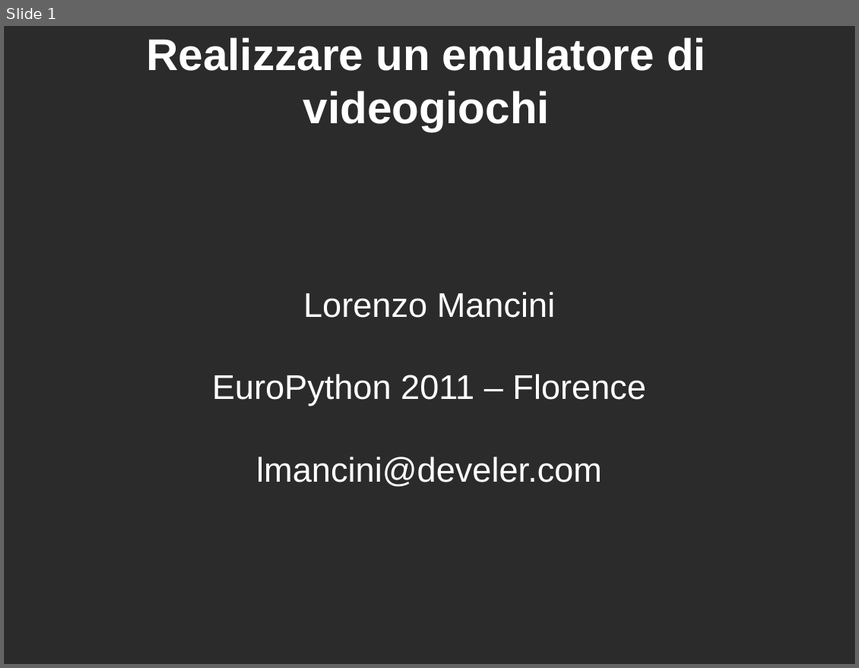
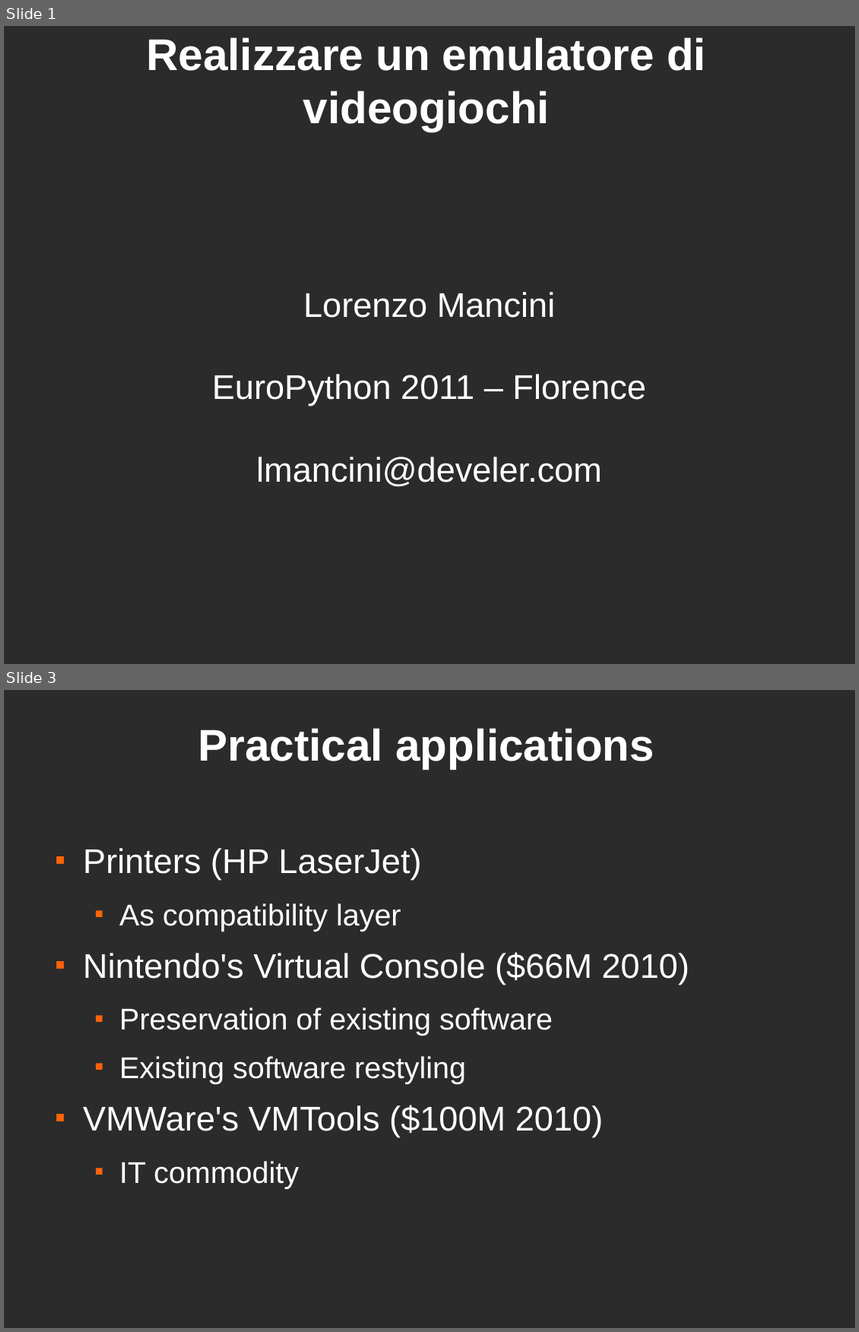
Before and after one commit to lmancini/py8, a slide deck: ep2011/emulatore.odp. Shown one above the other, each under a label of ours: slide 1 before the commit, slides 1 and 3 after it; the slides between them are not shown. The pictures are 859x668 and 859x1332 pixels, drawn with LibreOffice and Linux fonts; fonts in the diff are those of the drawing; background and template pictures are left out; a plain dark background stands for a picture behind light text. Boxes give left, top, right and bottom in pixels: in the first picture for what was removed or moved away, otherwise in the second. Text is boxed around its words. In the diff, an @@ line names an element or a change of style, - is before the commit and + after.

```diff
--- a/ep2011/emulatore.odp
+++ b/ep2011/emulatore.odp
@@ slide 3 added at <box>4,690,855,1328</box>, background picture (left out) @@
@@ title added at <box>199,728,655,769</box>, 41.4 pt, text #FFFFFF, bold @@
+Practical applications
@@ text added at <box>83,848,690,1189</box>, 28 pt, text #FFFFFF @@
+■ Printers (HP LaserJet)
+  ■ As compatibility layer
+■ Nintendo's Virtual Console ($66M 2010)
+  ■ Preservation of existing software
+  ■ Existing software restyling
+■ VMWare's VMTools ($100M 2010)
+  ■ IT commodity
```
Also in this commit, not shown: 2 other slides added.
